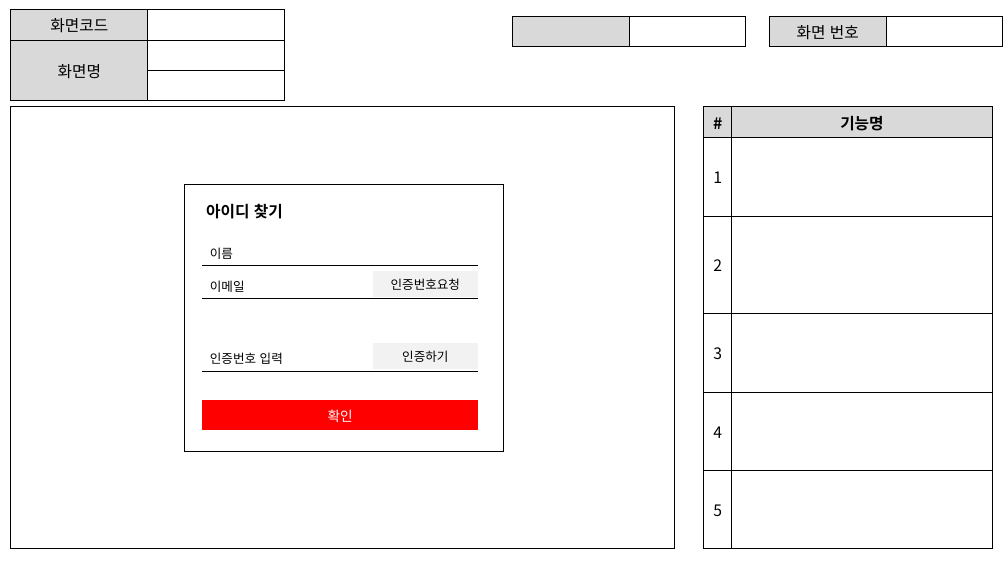
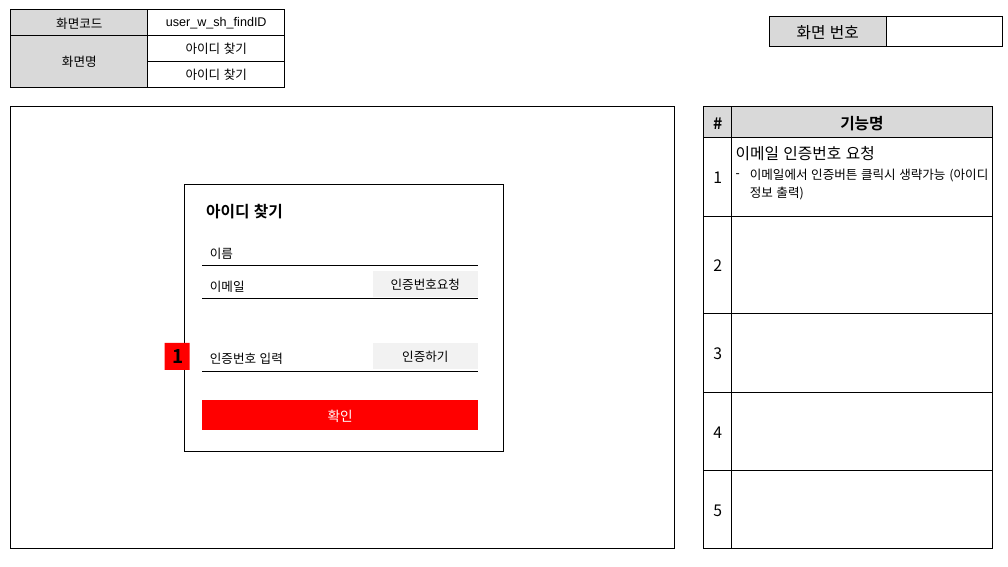
Before and after one commit to ezenteam2/RentalEquip, a slide deck: slide 11 of 0 발표용 파워포인트/project04 - 파워포인트 종합 - 서희.pptx. Drawn at 1008x567 pixels with LibreOffice and Linux fonts; fonts in the diff are those of the drawing. Boxes give left, top, right and bottom in pixels: in the first picture for what was removed or moved away, otherwise in the second. Text is boxed around its words. In the diff, an @@ line names an element or a change of style, - is before the commit and + after.

```diff
--- a/0 발표용 파워포인트/project04 - 파워포인트 종합 - 서희.pptx
+++ b/0 발표용 파워포인트/project04 - 파워포인트 종합 - 서희.pptx
@@ table at (11, 10, 284, 84) @@
-row 1, column 2: 
+row 1, column 2: user_w_sh_findID
-row 2, column 2: 
+row 2, column 2: 아이디 찾기
-row 3, column 2: 
+row 3, column 2: 아이디 찾기
@@ size 15 to 12 pt in "화면코드", "화면명" @@
@@ table removed at (513, 17, 746, 43), 1 rows, 2 columns @@
- | 
@@ table at (704, 107, 992, 549) @@
-row 2, column 2: 
+row 2, column 2: 이메일 인증번호 요청 / 이메일에서 인증버튼 클릭시 생략가능 (아이디 정보 출력)
@@ rectangle added at (165, 343, 190, 370), fill #FF0000, 18 pt, text #000000, bold @@
+1
```
Also in this commit, not shown: 16 other slides changed, 1 slide added, 2 slides removed.
